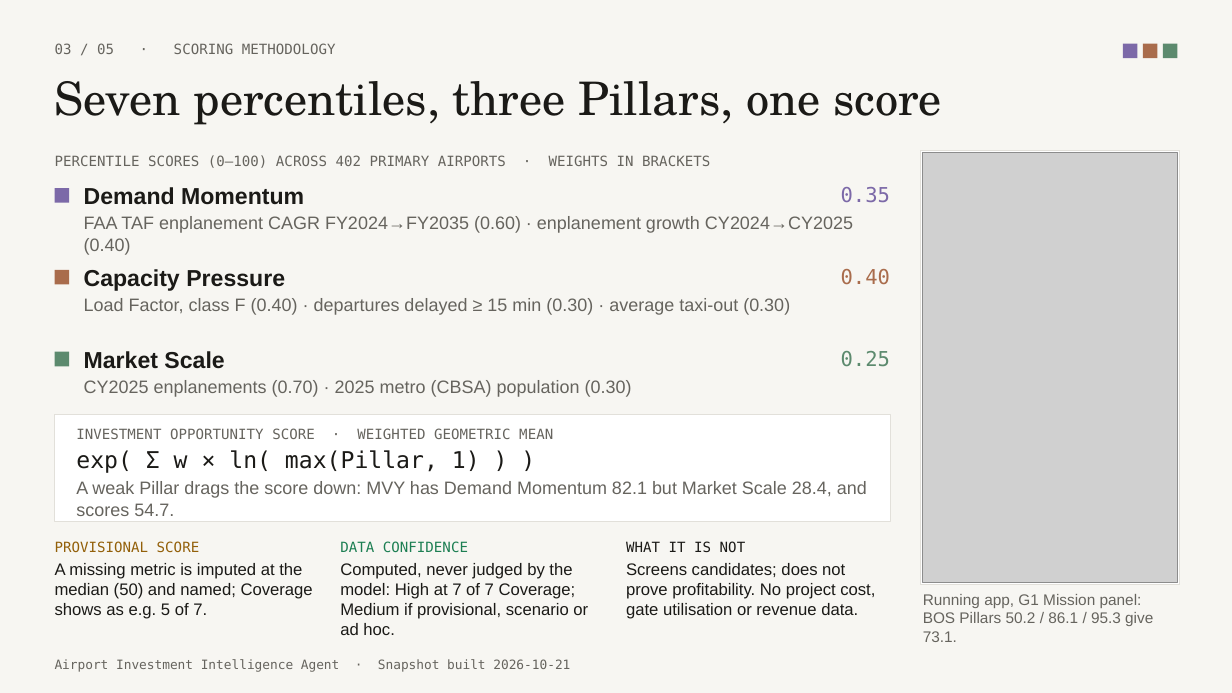
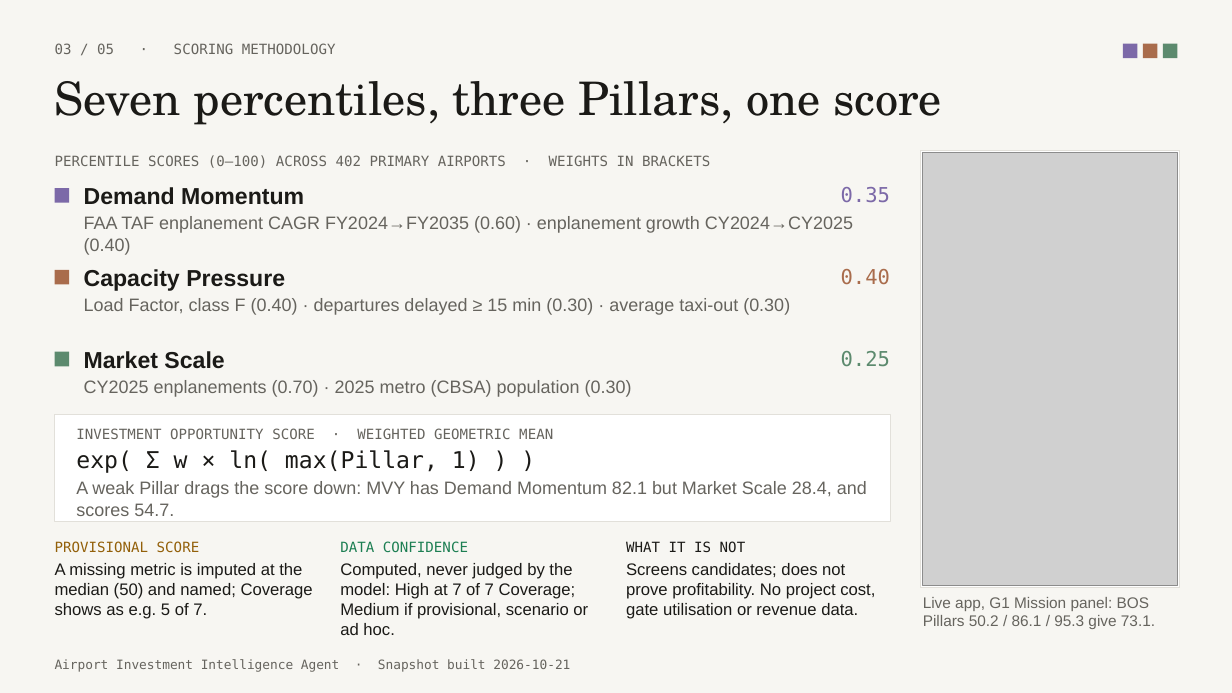
Before and after one commit to afek5/airport-investment-agent, a slide deck: slide 3 of docs/deck.pptx. Drawn at 1232x693 pixels with LibreOffice and Linux fonts; fonts in the diff are those of the drawing; grey boxes stand for pictures. Boxes give left, top, right and bottom in pixels: in the first picture for what was removed or moved away, otherwise in the second. Text is boxed around its words. In the diff, an @@ line names an element or a change of style, - is before the commit and + after.

```diff
--- a/docs/deck.pptx
+++ b/docs/deck.pptx
@@ text at [923,597,1155,629]: text changed @@
-Running app, G1 Mission panel: BOS Pillars 50.2 / 86.1 / 95.3 give 73.1.
+Live app, G1 Mission panel: BOS Pillars 50.2 / 86.1 / 95.3 give 73.1.
```
Also in this commit, not shown: 2 other slides changed, 5 other files.
